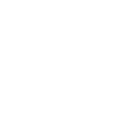
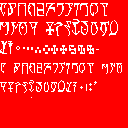
Layers edited between the first and the second 128px x 128px image:
added layer "Layer 3" above "ABCDEFGHIJKL MNOP QRSTUVWX YZ a bcdefghijkl mno pqrstuvwxyz" over [16, 45, 99, 54]
showed "Layer 2" over [0, 0, 128, 128]
